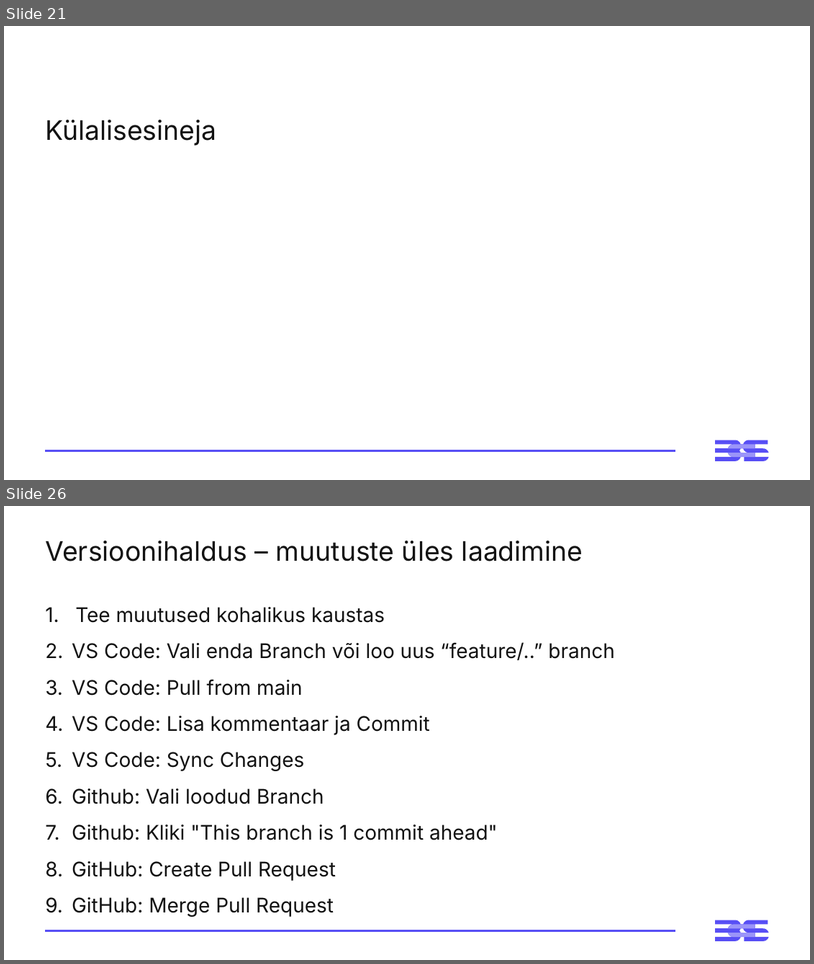
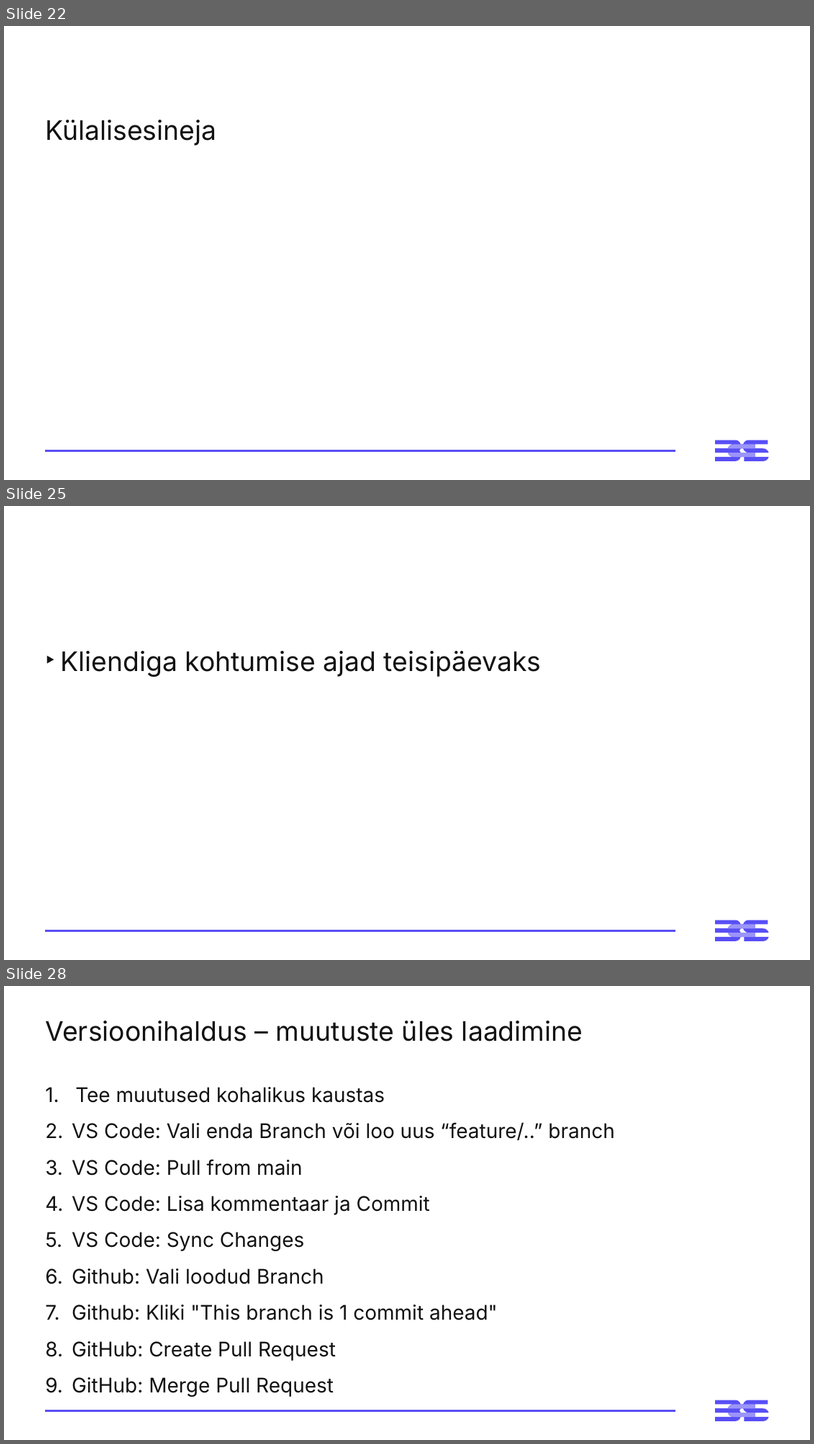
Before and after one commit to virverani/andmetarkus_2026_kevad, a slide deck: Day14/14-paev-andmetarkus-esitlus.pptx. Shown one above the other, each under a label of ours: slides 21 and 26 before the commit, slides 22, 25 and 28 after it; the slides between them are not shown. The pictures are 814x964 and 814x1444 pixels, drawn with LibreOffice and Linux fonts; fonts in the diff are those of the drawing. Boxes give left, top, right and bottom in pixels: in the first picture for what was removed or moved away, otherwise in the second. Text is boxed around its words. In the diff, an @@ line names an element or a change of style, - is before the commit and + after.

```diff
--- a/Day14/14-paev-andmetarkus-esitlus.pptx
+++ b/Day14/14-paev-andmetarkus-esitlus.pptx
@@ slide 25 added at (4,506,810,960), background #FFFFFF; not listed: 3 template elements that a slide beside it also shows @@
@@ text added at (60,651,542,677), 32 pt, text #121212 @@
+‣ Kliendiga kohtumise ajad teisipäevaks
@@ what was slide 21 is now slide 22 @@
@@ what was slide 26 is now slide 28 @@
```
Also in this commit, not shown: 5 slides changed, 1 other slide added.
